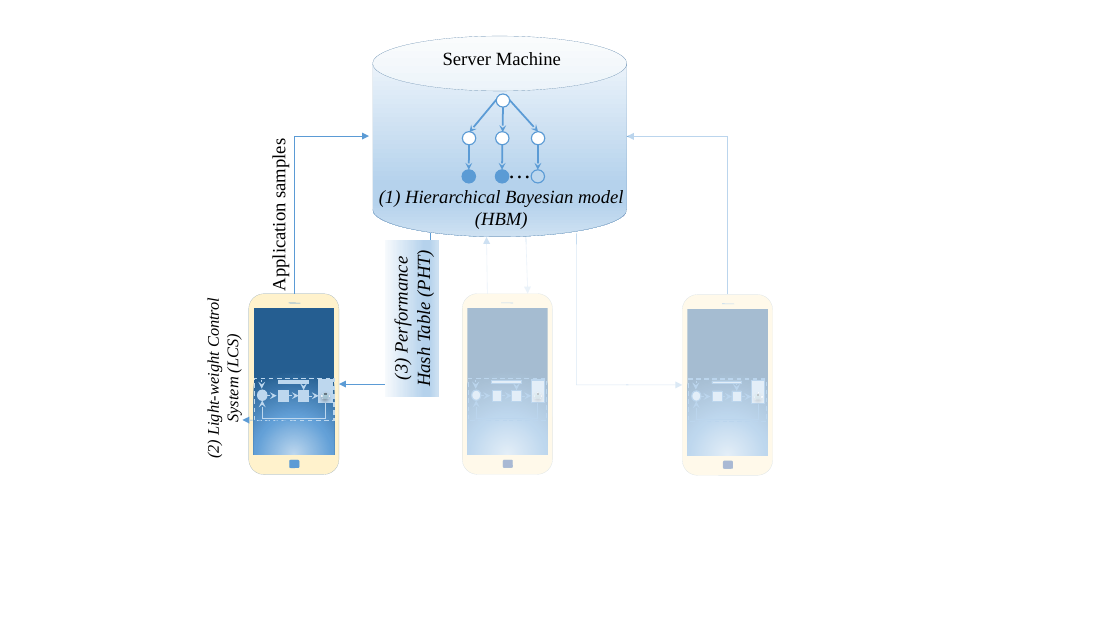
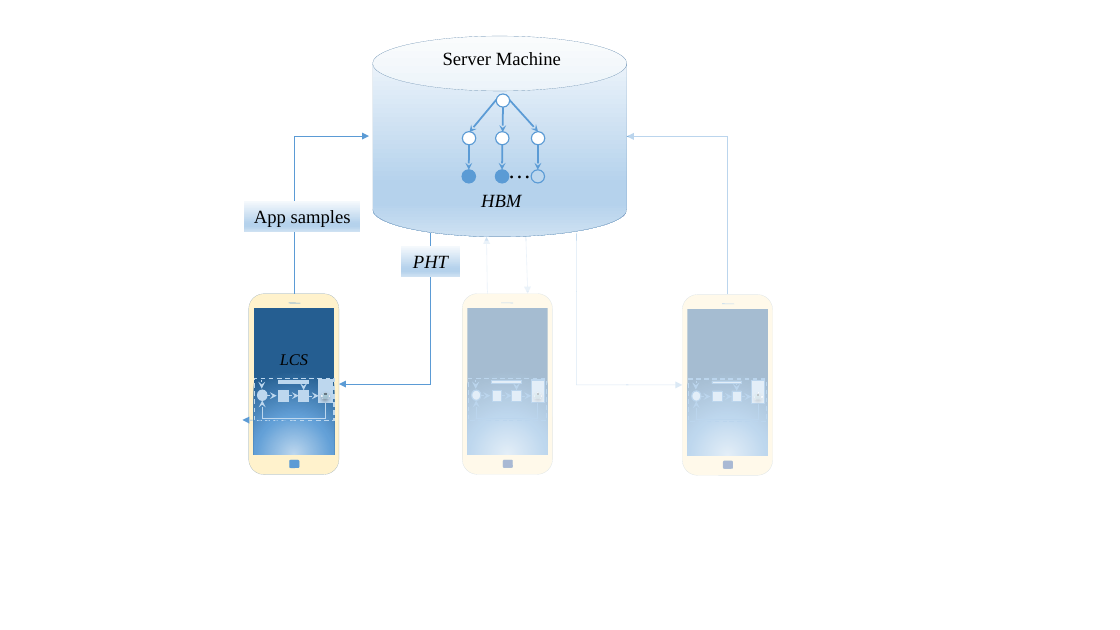
Before and after one commit to nmishra8/ASPLOS-17, a slide deck: slide 7 of figures/Mobile.pptx. Drawn at 1120x630 pixels with LibreOffice and Linux fonts; fonts in the diff are those of the drawing. Boxes give left, top, right and bottom in pixels: in the first picture for what was removed or moved away, otherwise in the second. Text is boxed around its words. In the diff, an @@ line names an element or a change of style, - is before the commit and + after.

```diff
--- a/figures/Mobile.pptx
+++ b/figures/Mobile.pptx
@@ rectangle "App samples" at box(245, 201, 360, 232): fill none to gradient #F7FAFD to #B5D2EC to #CEE1F2; rotation 270 to 0 degrees @@
@@ text in rectangle at box(254, 209, 351, 227): text changed @@
-Application samples
+App samples
@@ text at box(481, 194, 521, 207): text changed @@
-(1) Hierarchical Bayesian model (HBM)
+HBM
@@ rectangle "PHT" at box(401, 245, 460, 276): rotation 270 to 0 degrees @@
@@ text in rectangle at box(413, 254, 448, 268): text changed @@
-(3) Performance Hash Table (PHT)
+PHT
@@ rectangle added at box(480, 241, 586, 292), fill #FFFFFF at 59% opacity @@
@@ rectangle: place and size @@
-rectangle at box(450, 245, 626, 485)
+rectangle at box(450, 292, 626, 486)
@@ text "LCS" at box(280, 354, 308, 365): rotation 270 to 0 degrees @@
@@ text at box(280, 354, 308, 365): text changed @@
-(2) Light-weight Control System (LCS)
+LCS
```
Also in this commit, not shown: 4 other files.
